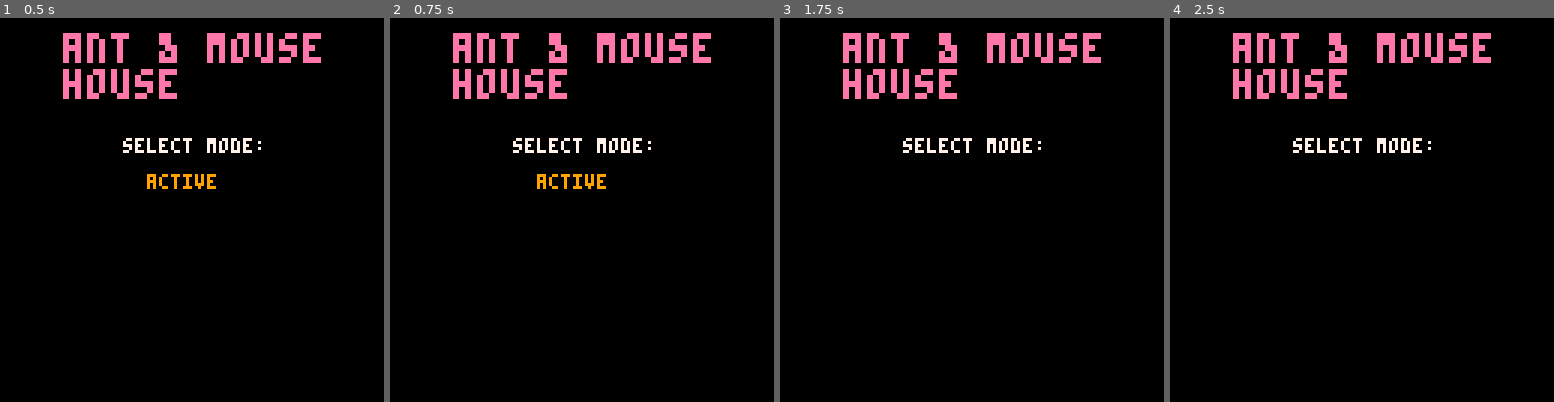
Above: before the commit, frames 1-4 (left to right).
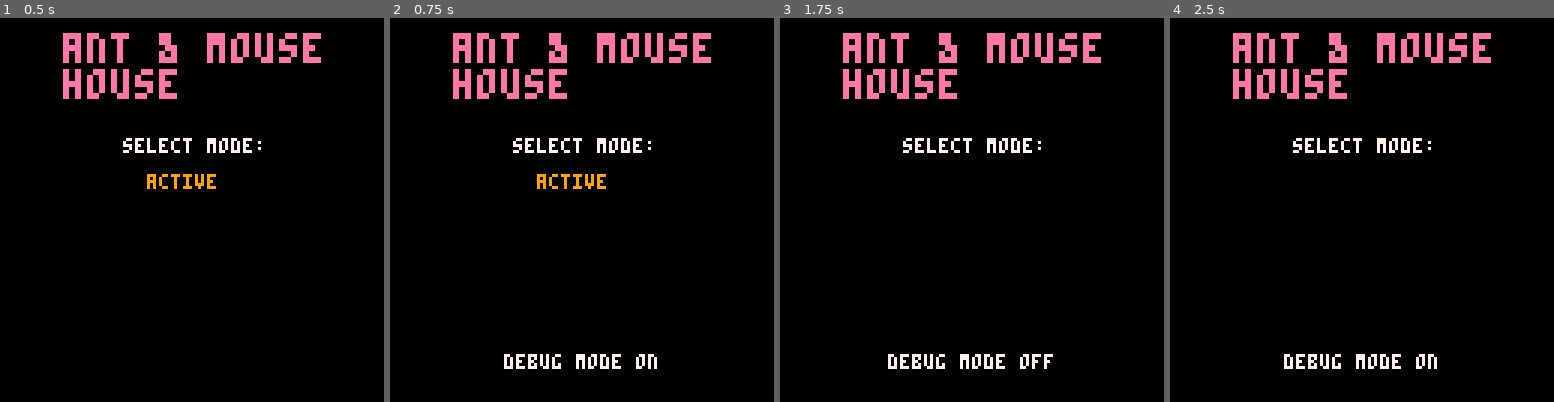
Above: after the commit, the same moments.

Repository: colececil/ant-n-mouse-house
Game: PICO-8 cartridge ant_simulator_2026.p8
The game is run twice, just before and just after one commit, with the same random seed, the same clock (stepped at 60 frames per second) and the same inputs.
Inputs:
- Up to frame 1 (0.5 s): tap X (X key) at 0.33 s
- Up to frame 2 (0.75 s): tap O (Z key) at 0.7 s
- Up to frame 3 (1.75 s): tap X (X key) at 1.07 s; hold Right from 1.6 s (still down); tap O (Z key) at 1.7 s
- Up to frame 4 (2.5 s): tap X (X key) at 1.85 s; release Right at 2.1 s; tap O (Z key) at 2.1 s; hold Up 2.15-2.42 s; hold Right from 2.47 s (still down)

Frame 1 is identical in both runs. In frame 2, 0.7% of the frame differs, in the area x 29-70%, y 87-92%; in frame 3, 0.7%, in the area x 28-72%, y 87-92%; in frame 4, 0.7%.

Commit message:
Display message when toggling debug mode

Diff:
--- a/ant_simulator_2026.p8
+++ b/ant_simulator_2026.p8
@@ -6,6 +6,8 @@
 
 debug = false
 debug_was_on = false
+debug_msg_on = false
+debug_msg_time_left = 0
 is_menu = true
 last_frame_time = 0
 delta_t = 0
@@ -50,10 +52,21 @@
 
  if btnp(🅾️) then
   debug = not debug
+  debug_msg_on = true
+  debug_msg_time_left = 1
   if debug then
    printh("", "log",
      not debug_was_on)
    debug_was_on = true
+  end
+ end
+
+ if debug_msg_time_left > 0 then
+  debug_msg_time_left -= delta_t
+  if debug_msg_time_left <= 0
+    then
+   debug_msg_time_left = 0
+   debug_msg_on = false
   end
  end
 
@@ -69,6 +82,20 @@
   draw_menu()
  else
   draw_game()
+ end
+ if debug_msg_on then
+  local state = "off"
+  if debug then
+   state = "on"
+  end
+  local msg = "debug mode " ..
+    state
+  local x = (128 - #msg * 4) / 2
+  local clr = 8
+  if is_menu then
+   clr = 7
+  end
+  print(msg, x, 112, clr)
  end
 end
 
@@ -128,14 +155,12 @@
 function update_game()
  for i, food in ipairs(foods) do
   if food.amount <= 0 then
-   if debug then
-    log("food completely eaten",
-      {
-       id = food.id,
-       pos = food.pos,
-       amount = food.amount
-      })
-   end
+   log("food completely eaten",
+     {
+      id = food.id,
+      pos = food.pos,
+      amount = food.amount
+     })
    for ant in all(ants) do
     if ant.food_detected and
       ant.food_detected.id ==
@@ -335,13 +360,11 @@
  }
  set_ant_dir(ant, foods, phrmns)
 
- if debug then
-  log("ant spawned", {
-   id = ant.id,
-   pos = ant.pos,
-   dir = ant.dir
-  })
- end
+ log("ant spawned", {
+  id = ant.id,
+  pos = ant.pos,
+  dir = ant.dir
+ })
 
  return ant
 end
@@ -445,30 +468,26 @@
     food = ant_detect_food(ant,
       foods)
     if food != nil then
-     if debug then
-      log("ant detected food", {
-       id = ant.id,
-       pos = ant.pos,
-       dir = ant.dir,
-       food_id = food.id,
-       food_pos = food.pos
-      })
-     end
+     log("ant detected food", {
+      id = ant.id,
+      pos = ant.pos,
+      dir = ant.dir,
+      food_id = food.id,
+      food_pos = food.pos
+     })
      if ant.phrmn_following !=
        nil then
-      if debug then
-       log("ant added waypoint",
-         {
-          reason = "detected " ..
-            "food while " ..
-            "following " ..
-            "pheromone trail",
-          id = ant.id,
-          waypoint = ant.pos,
-          phrmmn_id =
-            ant.phrmn_following
-         })
-      end
+      log("ant added waypoint",
+       {
+        reason = "detected " ..
+          "food while " ..
+          "following " ..
+          "pheromone trail",
+        id = ant.id,
+        waypoint = ant.pos,
+        phrmmn_id =
+          ant.phrmn_following
+       })
       ant.phrmn_following = nil
       add(ant.waypoints, {
        x = ant.pos.x,
@@ -507,15 +526,13 @@
   waypoint = ant.waypoints[
    waypoints_left - 1
   ]
-  if debug then
-   log("ant reached waypoint", {
-    id = ant.id,
-    pos = ant.pos,
-    dir = ant.dir,
-    waypoint = old_waypoint,
-    new_waypoint = waypoint
-   })
-  end
+  log("ant reached waypoint", {
+   id = ant.id,
+   pos = ant.pos,
+   dir = ant.dir,
+   waypoint = old_waypoint,
+   new_waypoint = waypoint
+  })
  end
 
  optimize_waypoints(ant)
@@ -546,7 +563,7 @@
   if waypoints_left > 1 and
     distance(wp, home) >
     distance(ant.pos, home) then
-   if debug then
+   if debug_was_on then
     local new_wp = nil
     if waypoints_left > 2 then
      new_wp = ant.waypoints[
@@ -600,16 +617,14 @@
    phrmn_angle =
      phrmn_angles[food_id]
    ant.phrmn_following = food_id
-   if debug then
-    log("ant started " ..
-      "following pheromones " ..
-      "while spawning", {
-       id = ant.id,
-       pos = ant.pos,
-       dir = ant.dir,
-       phrmn_id = food_id
-      })
-   end
+   log("ant started " ..
+     "following pheromones " ..
+     "while spawning", {
+      id = ant.id,
+      pos = ant.pos,
+      dir = ant.dir,
+      phrmn_id = food_id
+     })
   end
   if phrmn_angle != nil then
    ant_angle = phrmn_angle
@@ -629,29 +644,25 @@
      phrmn_angles[food_id]
    if food_id !=
      ant.phrmn_following then
-    if debug then
-     log("ant started " ..
-       "following pheromones", {
-        id = ant.id,
-        pos = ant.pos,
-        dir = ant.dir,
-        phrmn_id = food_id
-       })
-    end
+    log("ant started " ..
+      "following pheromones", {
+       id = ant.id,
+       pos = ant.pos,
+       dir = ant.dir,
+       phrmn_id = food_id
+      })
     if ant.phrmn_following !=
       nil then
-     if debug then
-      log("ant added waypoint", {
-       reason = "switched to " ..
-         "different " ..
-         "pheromone trail",
-       id = ant.id,
-       waypoint = ant.pos,
-       old_phrmn_id =
-         ant.phrmn_following,
-       new_phrmn_id = food_id
-      })
-     end
+     log("ant added waypoint", {
+      reason = "switched to " ..
+        "different " ..
+        "pheromone trail",
+      id = ant.id,
+      waypoint = ant.pos,
+      old_phrmn_id =
+        ant.phrmn_following,
+      new_phrmn_id = food_id
+     })
      add(ant.waypoints, {
       x = ant.pos.x,
       y = ant.pos.y
@@ -666,16 +677,14 @@
   else
    if ant.phrmn_following != nil
      then
-    if debug then
-     log("ant added waypoint", {
-      reason = "pheromone " ..
-        "trail lost",
-      id = ant.id,
-      waypoint = ant.pos,
-      phrmn_id =
-        ant.phrmn_following
-     })
-    end
+    log("ant added waypoint", {
+     reason = "pheromone " ..
+       "trail lost",
+     id = ant.id,
+     waypoint = ant.pos,
+     phrmn_id =
+       ant.phrmn_following
+    })
     ant.phrmn_following = nil
     add(ant.waypoints, {
      x = ant.pos.x,
@@ -762,17 +771,15 @@
   }
   if abs(diff.x) < 1 and
     abs(diff.y) < 1 then
-   if debug then
-    log("ant obtained food", {
-     id = ant.id,
-     pos = ant.pos,
-     dir = ant.dir,
-     food_id =
-       ant.food_detected.id,
-     food_pos =
-       ant.food_detected.pos
-    })
-   end
+   log("ant obtained food", {
+    id = ant.id,
+    pos = ant.pos,
+    dir = ant.dir,
+    food_id =
+      ant.food_detected.id,
+    food_pos =
+      ant.food_detected.pos
+   })
    bite_food(ant.food_detected)
    ant.food_held =
      ant.food_detected.id
@@ -815,14 +822,12 @@
     x = home.x,
     y = home.y
    }
-   if debug then
-    log("ant arrived home", {
-     id = ant.id,
-     pos = ant.pos,
-     dir = ant.dir,
-     home = home
-    })
-   end
+   log("ant arrived home", {
+    id = ant.id,
+    pos = ant.pos,
+    dir = ant.dir,
+    home = home
+   })
   end
   return is_home
  end
@@ -1036,6 +1041,10 @@
 end
 
 function log(msg, data)
+ if not debug_was_on then
+  return
+ end
+
  local total_msg = 'msg:"' ..
    msg .. '"'
  for k, v in pairs(data) do
@@ -1645,12 +1654,10 @@
   flipped)
  if not is_valid_food_pos(pos)
    then
-  if debug then
-   log("tried to spawn food " ..
-     "at invalid position", {
-      pos = pos
-     })
-  end
+  log("tried to spawn food " ..
+    "at invalid position", {
+     pos = pos
+    })
   return
  end
 
@@ -1662,13 +1669,11 @@
   flipped = flipped
  }
  add(foods, food)
- if debug then
-  log("food spawned", {
-   id = food.id,
-   pos = food.pos,
-   amount = food.amount
-  })
- end
+ log("food spawned", {
+  id = food.id,
+  pos = food.pos,
+  amount = food.amount
+ })
  return food
 end
 
@@ -1688,14 +1693,12 @@
  if new_amount < 0 then
   new_amount = 0
  end
- if debug then
-  log("food bitten", {
-   id = food.id,
-   pos = food.pos,
-   old_amount = food.amount,
-   new_amount = new_amount
-  })
- end
+ log("food bitten", {
+  id = food.id,
+  pos = food.pos,
+  old_amount = food.amount,
+  new_amount = new_amount
+ })
  food.amount = new_amount
 end
 
